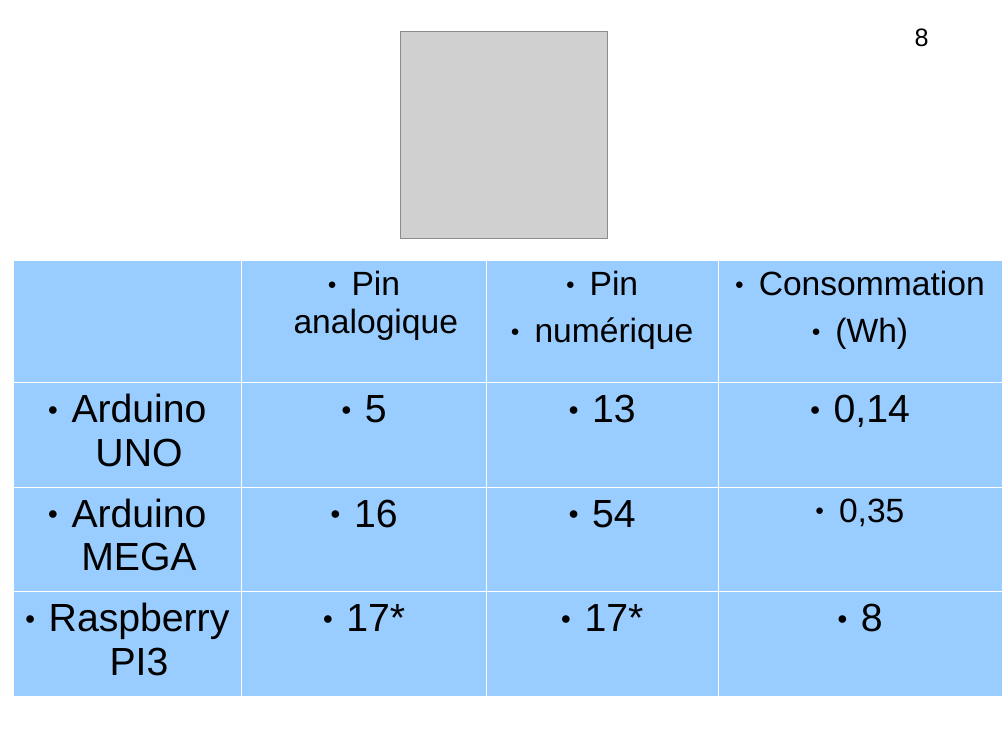
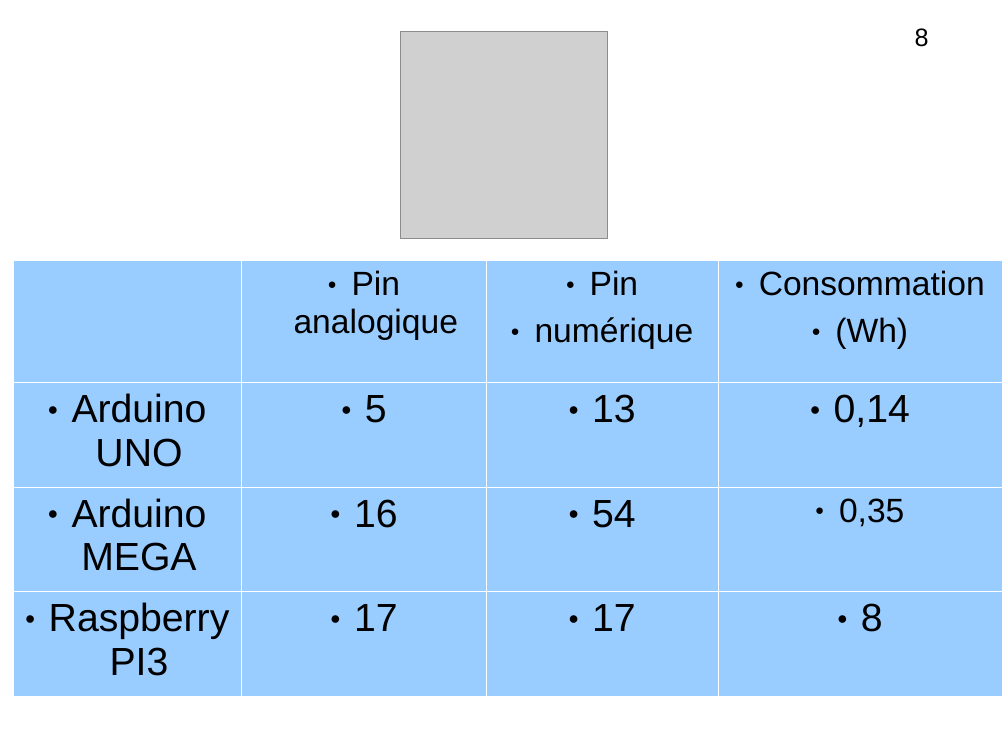
Before and after one commit to lesliesam96/Projet-STI2D, a slide deck: slide 8 of hugo/diapo_R3.odp. Drawn at 1008x756 pixels with LibreOffice and Linux fonts; fonts in the diff are those of the drawing; grey boxes stand for pictures. Boxes give left, top, right and bottom in pixels: in the first picture for what was removed or moved away, otherwise in the second. Text is boxed around its words. In the diff, an @@ line names an element or a change of style, - is before the commit and + after.

```diff
--- a/hugo/diapo_R3.odp
+++ b/hugo/diapo_R3.odp
@@ table at <box>13,260,1003,696</box> @@
-row 4, column 2: 17*
+row 4, column 2: 17
-row 4, column 3: 17*
+row 4, column 3: 17
```
Also in this commit, not shown: 3 other slides changed, 1 slide added, 1 slide removed.
